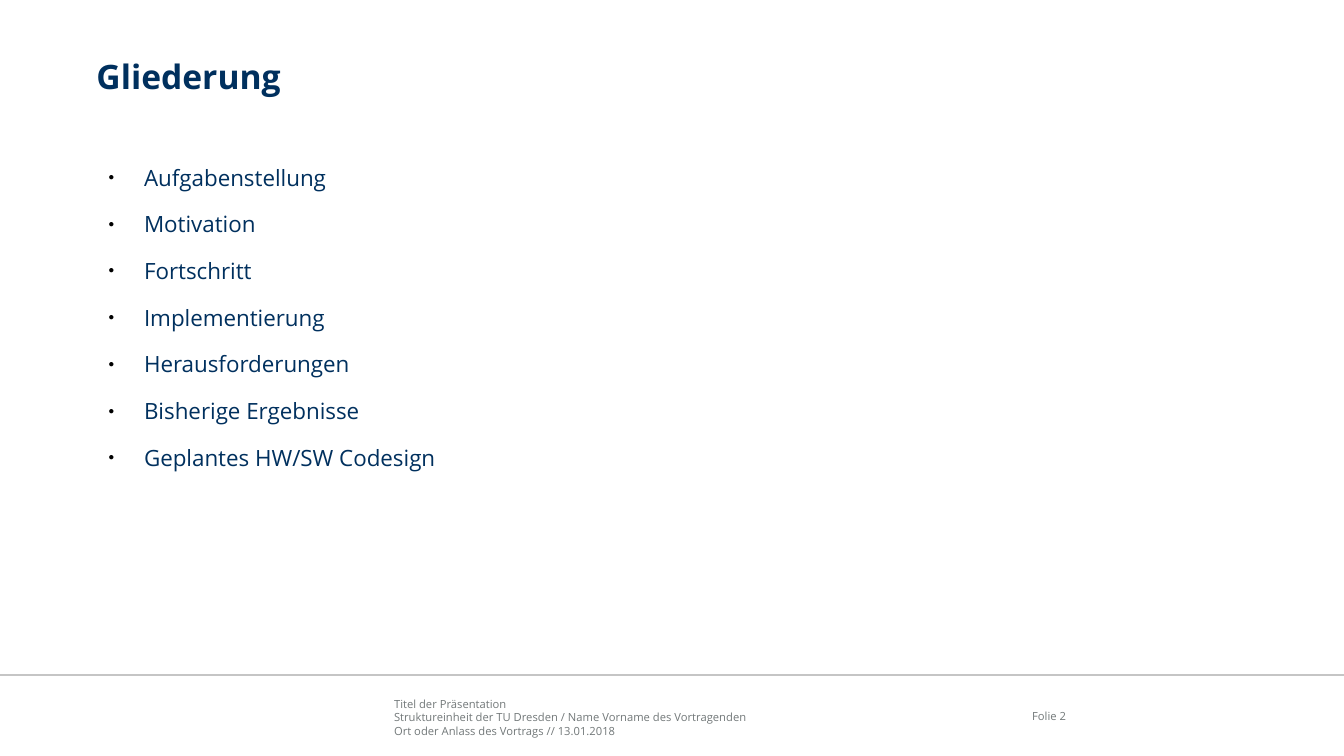
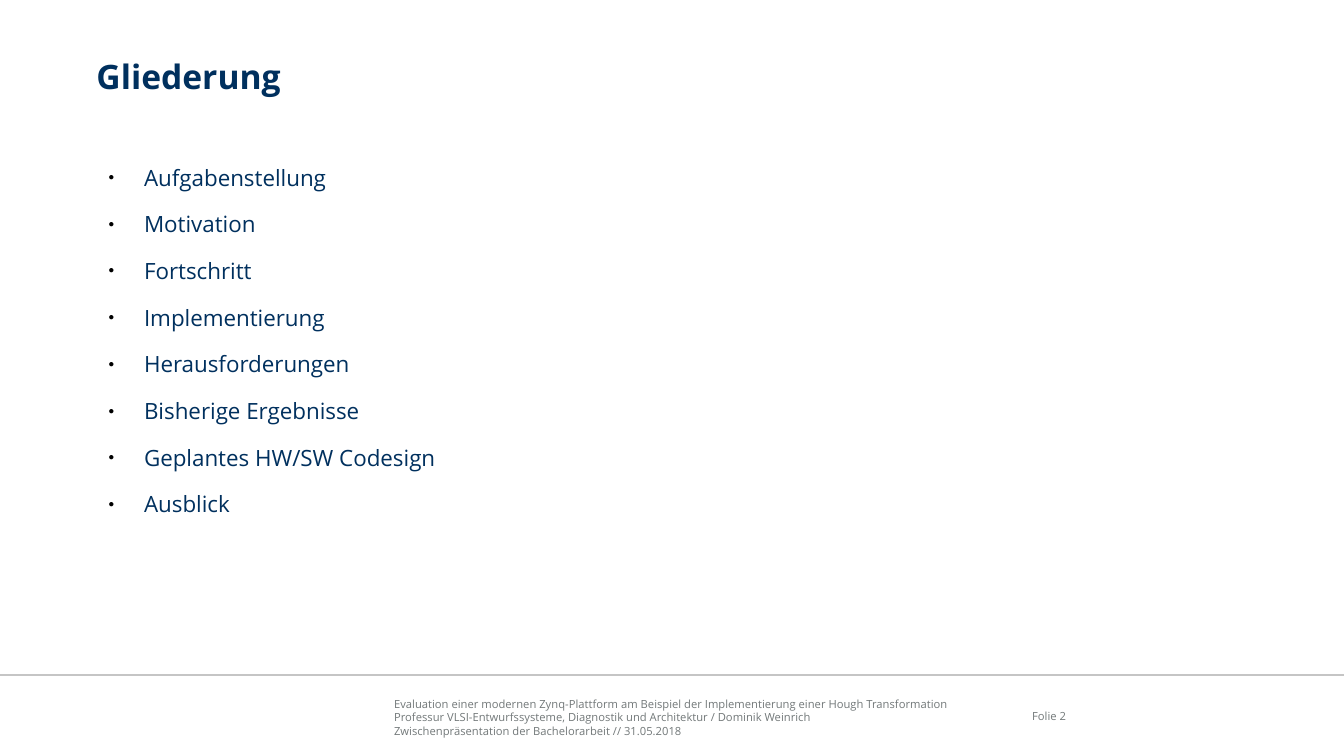
Before and after one commit to freeDom-/hough, a slide deck: slide 2 of Zwischenpräsentation/Zwischenpräsentation.odp. Drawn at 1344x756 pixels with LibreOffice and Linux fonts; fonts in the diff are those of the drawing; background and template pictures are left out. Boxes give left, top, right and bottom in pixels: in the first picture for what was removed or moved away, otherwise in the second. Text is boxed around its words. In the diff, an @@ line names an element or a change of style, - is before the commit and + after.

```diff
--- a/Zwischenpräsentation/Zwischenpräsentation.odp
+++ b/Zwischenpräsentation/Zwischenpräsentation.odp
@@ text at (x1=144, y1=495, x2=230, y2=513): paragraph added @@
+● Ausblick
@@ text at (x1=394, y1=699, x2=947, y2=738): text changed @@
-Titel der Präsentation
-Struktureinheit der TU Dresden / Name Vorname des Vortragenden
-Ort oder Anlass des Vortrags // 13.01.2018
+Evaluation einer modernen Zynq-Plattform am Beispiel der Implementierung einer Hough Transformation
+Professur VLSI-Entwurfssysteme, Diagnostik und Architektur / Dominik Weinrich
+Zwischenpräsentation der Bachelorarbeit // 31.05.2018
```
Also in this commit, not shown: 17 other slides changed, 5 slides added, 1 slide removed, 21 other files.
